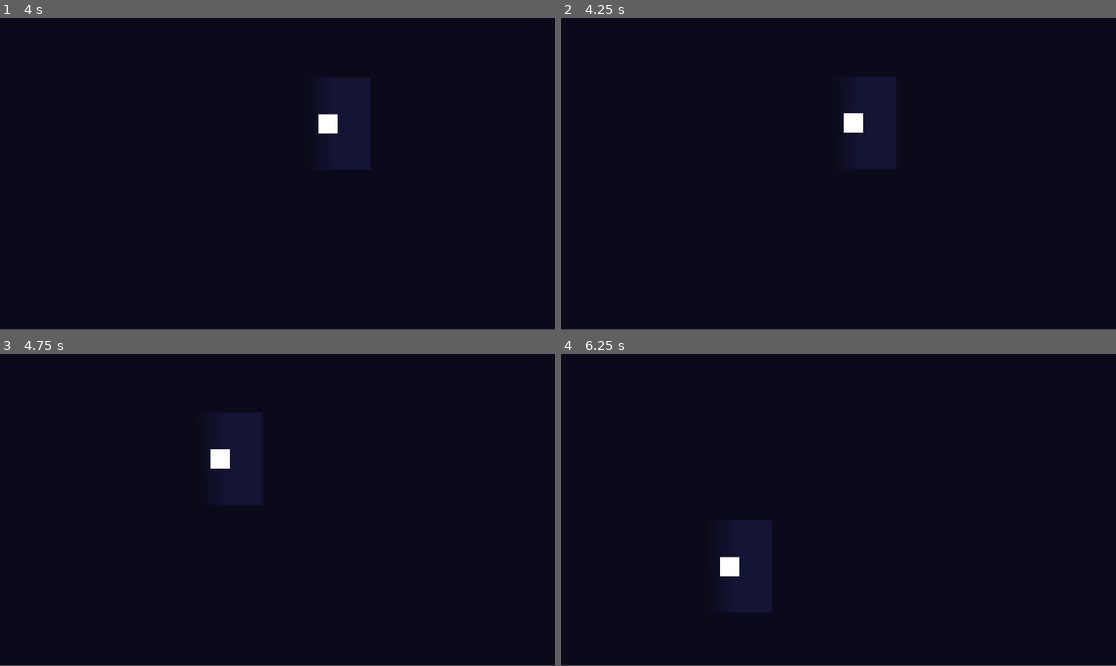
Above: before the commit, frames 1-4 (two rows, left to right).
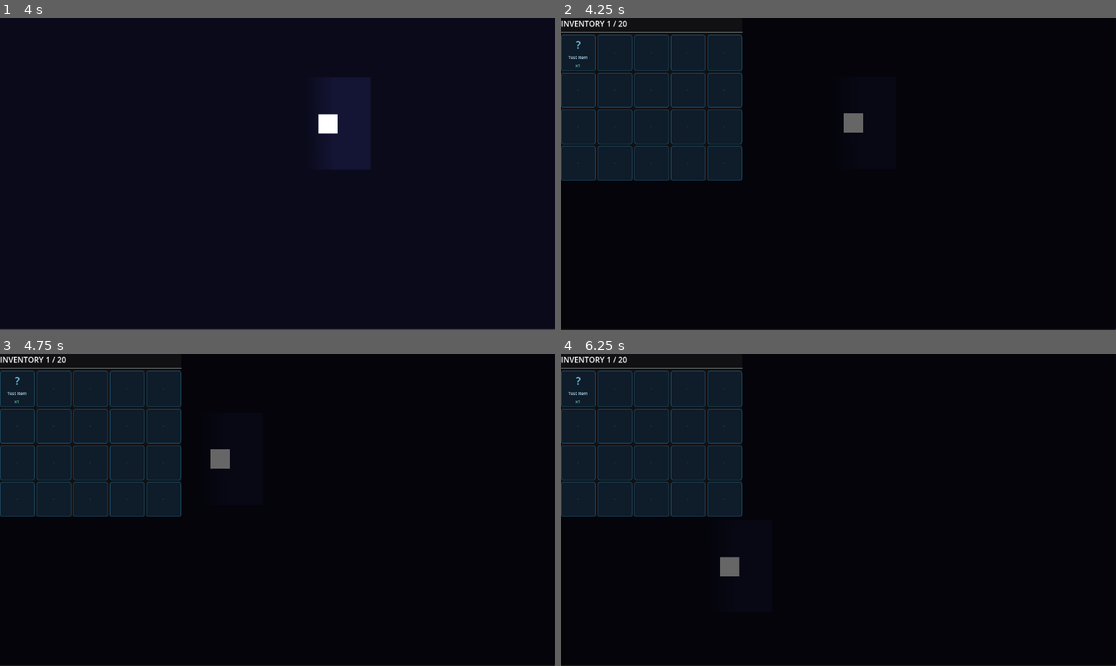
Above: after the commit, the same moments.

Repository: zz2548/game-design-final
Game: Godot game, scene res://main.tscn
Same seed, same stepped clock (60 frames per second), same inputs: the game is played once before the commit and once after it.
Inputs (mouse positions are in pixels of both pictures, inside the frame that each line leads up to):
- Up to frame 1 (4 s): tap Enter (ui_accept) at 0.5, 0.77, 1.52, 3.02, 3.77 s; move the mouse to (399, 158) at 0.52 s; hold Right (ui_right) 0.53-1.28 s; hold E (interact) 0.53-1.28 s; move the mouse to (166, 189) at 1.27 s; hold Down (ui_down) 1.28-2.03 s; tap E (interact) at 1.35, 2.85 s; move the mouse to (333, 105) at 2.02 s; hold Right (ui_right) 2.03-2.78 s; hold E (interact) 2.03-2.78 s; move the mouse to (249, 236) at 2.77 s; hold Up (ui_up) 2.78-3.53 s; move the mouse to (444, 220) at 3.52 s; hold Left (ui_left) from 3.53 s (still down); hold E (interact) from 3.53 s (still down)
- Up to frame 2 (4.25 s): keep holding Left (ui_left); keep holding E (interact); tap Tab (inventory, bound only after the commit) at 4.15 s
- Up to frame 3 (4.75 s): keep holding Left (ui_left); move the mouse to (111, 463) at 4.27 s; release E (interact) at 4.28 s; tap E (interact) at 4.35 s; tap Enter (ui_accept) at 4.52 s
- Up to frame 4 (6.25 s): move the mouse to (866, 510) at 5.02 s; release Left (ui_left) at 5.03 s; hold Down (ui_down) 5.03-5.78 s; hold E (interact) 5.03-5.78 s; move the mouse to (755, 432) at 5.77 s; hold Right (ui_right) from 5.78 s (still down); tap E (interact) at 5.85 s; tap Enter (ui_accept) at 6.02 s

Frame 1 is identical in both runs. In frame 2, 4.6% of the frame differs, in the area x 0-100%, y 0-100%; in frame 3, 4.6%; in frame 4, 4.6%.

Commit message:
Add simple inventory UI

Diff:
--- /dev/null
+++ b/underwater-game/InventoryUI.tscn
@@ -0,0 +1,43 @@
+[gd_scene format=3 uid="uid://d0wsi4jj2eyp1"]
+
+[ext_resource type="Script" uid="uid://b2oxifcevi8pn" path="res://inventory_ui.gd" id="1_dsn3v"]
+
+[node name="InventoryUI" type="CanvasLayer" unique_id=1520385462]
+script = ExtResource("1_dsn3v")
+
+[node name="Root" type="Control" parent="." unique_id=169490969]
+layout_mode = 3
+anchors_preset = 0
+offset_right = 40.0
+offset_bottom = 40.0
+
+[node name="Backdrop" type="ColorRect" parent="Root" unique_id=1752077263]
+layout_mode = 0
+offset_right = 1151.0
+offset_bottom = 649.0
+color = Color(0, 0, 0, 0.6)
+
+[node name="Panel" type="PanelContainer" parent="Root" unique_id=2067858476]
+layout_mode = 0
+offset_right = 40.0
+offset_bottom = 40.0
+
+[node name="VBox" type="VBoxContainer" parent="Root/Panel" unique_id=43785273]
+layout_mode = 2
+
+[node name="Header" type="HBoxContainer" parent="Root/Panel/VBox" unique_id=595349596]
+layout_mode = 2
+
+[node name="Title" type="Label" parent="Root/Panel/VBox/Header" unique_id=502162687]
+layout_mode = 2
+text = "INVENTORY"
+
+[node name="Count" type="Label" parent="Root/Panel/VBox/Header" unique_id=941682210]
+layout_mode = 2
+
+[node name="Divider" type="HSeparator" parent="Root/Panel/VBox" unique_id=1695759374]
+layout_mode = 2
+
+[node name="Grid" type="GridContainer" parent="Root/Panel/VBox" unique_id=1110243030]
+layout_mode = 2
+columns = 5
--- /dev/null
+++ b/underwater-game/inventory_ui.gd
@@ -0,0 +1,148 @@
+# inventory_ui.gd
+# Attach to a CanvasLayer node named "InventoryUI"
+#
+# Required scene tree:
+#
+# InventoryUI (CanvasLayer)          ← this script
+#   └── Root (Control, full rect)
+#         ├── Backdrop (ColorRect)   ← dark overlay behind panel
+#         └── Panel (PanelContainer)
+#               └── VBox (VBoxContainer)
+#                     ├── Header (HBoxContainer)
+#                     │     ├── Title (Label)        "INVENTORY"
+#                     │     └── Count (Label)        "0 / 20"
+#                     ├── Divider (HSeparator)
+#                     └── Grid (GridContainer)       columns = 5
+
+extends CanvasLayer
+
+@onready var root: Control           = $Root
+@onready var grid: GridContainer     = $Root/Panel/VBox/Grid
+@onready var count_label: Label      = $Root/Panel/VBox/Header/Count
+
+const SLOT_SIZE   := Vector2(72, 72)
+const GRID_COLS   := 5
+
+var _is_open: bool = false
+
+func _ready() -> void:
+	# Add Tab to input map in Project Settings if not already there
+	root.hide()
+	Inventory.inventory_changed.connect(_refresh)
+
+func _unhandled_input(event: InputEvent) -> void:
+	if event.is_action_pressed("inventory"):
+		_toggle()
+		get_viewport().set_input_as_handled()
+
+# ─── Open / Close ────────────────────────────────────────────────────────────
+
+func _toggle() -> void:
+	_is_open = !_is_open
+	if _is_open:
+		_refresh()
+		root.show()
+		# Pause player input while inventory is open (optional)
+		get_tree().paused = false  # set true if your game uses pause mode
+	else:
+		root.hide()
+
+# ─── Build Grid ──────────────────────────────────────────────────────────────
+
+func _refresh() -> void:
+	# Clear existing slots
+	for child in grid.get_children():
+		child.queue_free()
+
+	var filled := Inventory.get_all_items()
+	var total  := Inventory.MAX_SLOTS
+
+	count_label.text = "%d / %d" % [filled.size(), total]
+
+	# Draw all slots (empty + filled)
+	for i in total:
+		var slot_data: Dictionary = Inventory.slots[i]
+		grid.add_child(_make_slot(slot_data))
+
+# ─── Slot Builder ─────────────────────────────────────────────────────────────
+
+func _make_slot(slot_data: Dictionary) -> Control:
+	var container := PanelContainer.new()
+	container.custom_minimum_size = SLOT_SIZE
+
+	# Style the slot box
+	var style := StyleBoxFlat.new()
+	style.bg_color         = Color(0.06, 0.12, 0.18, 0.85)
+	style.border_color     = Color(0.15, 0.45, 0.6, 0.7)
+	style.set_border_width_all(1)
+	style.set_corner_radius_all(4)
+	container.add_theme_stylebox_override("panel", style)
+
+	var inner := MarginContainer.new()
+	inner.add_theme_constant_override("margin_top",    4)
+	inner.add_theme_constant_override("margin_bottom", 4)
+	inner.add_theme_constant_override("margin_left",   4)
+	inner.add_theme_constant_override("margin_right",  4)
+	container.add_child(inner)
+
+	var vbox := VBoxContainer.new()
+	vbox.alignment = BoxContainer.ALIGNMENT_CENTER
+	inner.add_child(vbox)
+
+	if slot_data.is_empty():
+		# Empty slot — just show a dim cross
+		var empty_label := Label.new()
+		empty_label.text = "·"
+		empty_label.horizontal_alignment = HORIZONTAL_ALIGNMENT_CENTER
+		empty_label.add_theme_color_override("font_color", Color(0.2, 0.35, 0.45, 0.5))
+		vbox.add_child(empty_label)
+		return container
+
+	var item: ItemData = slot_data["item"]
+	var qty:  int      = slot_data["quantity"] as int
+
+	# Icon
+	if item.icon:
+		var tex := TextureRect.new()
+		tex.texture             = item.icon
+		tex.stretch_mode        = TextureRect.STRETCH_KEEP_ASPECT_CENTERED
+		tex.custom_minimum_size = Vector2(40, 40)
+		vbox.add_child(tex)
+	else:
+		# Placeholder if no icon assigned
+		var placeholder := Label.new()
+		placeholder.text = "?"
+		placeholder.horizontal_alignment = HORIZONTAL_ALIGNMENT_CENTER
+		placeholder.add_theme_color_override("font_color", Color(0.4, 0.8, 0.9))
+		placeholder.add_theme_font_size_override("font_size", 22)
+		vbox.add_child(placeholder)
+
+	# Item name
+	var name_label := Label.new()
+	name_label.text = item.display_name
+	name_label.horizontal_alignment = HORIZONTAL_ALIGNMENT_CENTER
+	name_label.add_theme_font_size_override("font_size", 9)
+	name_label.add_theme_color_override("font_color", Color(0.75, 0.92, 1.0))
+	name_label.autowrap_mode = TextServer.AUTOWRAP_WORD_SMART
+	vbox.add_child(name_label)
+
+	# Quantity badge (only if stackable)
+	if item.max_stack > 1:
+		var qty_label := Label.new()
+		qty_label.text = "x%d" % qty
+		qty_label.horizontal_alignment = HORIZONTAL_ALIGNMENT_CENTER
+		qty_label.add_theme_font_size_override("font_size", 9)
+		qty_label.add_theme_color_override("font_color", Color(0.4, 0.85, 0.65))
+		vbox.add_child(qty_label)
+
+	# Hover highlight
+	container.mouse_entered.connect(func():
+		style.border_color = Color(0.3, 0.75, 1.0, 1.0)
+		style.bg_color     = Color(0.08, 0.18, 0.28, 0.95)
+	)
+	container.mouse_exited.connect(func():
+		style.border_color = Color(0.15, 0.45, 0.6, 0.7)
+		style.bg_color     = Color(0.06, 0.12, 0.18, 0.85)
+	)
+
+	return container
--- a/underwater-game/main.tscn
+++ b/underwater-game/main.tscn
@@ -5,6 +5,7 @@
 [ext_resource type="Script" uid="uid://bmqko7aq0b1lj" path="res://interaction_system.gd" id="3_h2yge"]
 [ext_resource type="Script" uid="uid://uh7cq6d0y4um" path="res://pickup_item.gd" id="4_lquwl"]
 [ext_resource type="Resource" uid="uid://xts38j23s6u" path="res://items/test_item.tres" id="5_7mycd"]
+[ext_resource type="PackedScene" uid="uid://d0wsi4jj2eyp1" path="res://InventoryUI.tscn" id="6_7mycd"]
 
 [sub_resource type="Gradient" id="Gradient_0xm2m"]
 
@@ -68,3 +69,5 @@
 offset_right = 458.0
 offset_bottom = 350.0
 color = Color(1, 0.07058824, 1, 1)
+
+[node name="InventoryUI" parent="." unique_id=1520385462 instance=ExtResource("6_7mycd")]
--- a/underwater-game/project.godot
+++ b/underwater-game/project.godot
@@ -27,6 +27,11 @@
 "events": [Object(InputEventKey,"resource_local_to_scene":false,"resource_name":"","device":-1,"window_id":0,"alt_press …(192 unchanged characters)…
 ]
 }
+inventory={
+"deadzone": 0.2,
+"events": [Object(InputEventKey,"resource_local_to_scene":false,"resource_name":"","device":-1,"window_id":0,"alt_pressed":false,"shift_pressed":false,"ctrl_pressed":false,"meta_pressed":false,"pressed":false,"keycode":0,"physical_keycode":4194306,"key_label":0,"unicode":0,"location":0,"echo":false,"script":null)
+]
+}
 
 [physics]
 
Not shown, added: underwater-game/inventory_ui.gd.uid
